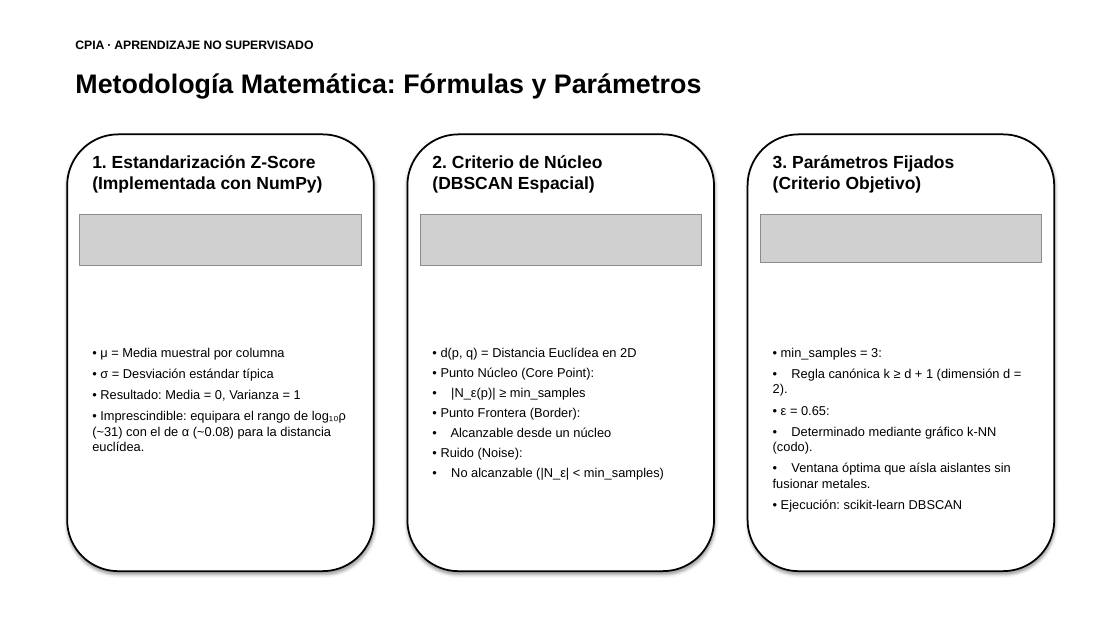
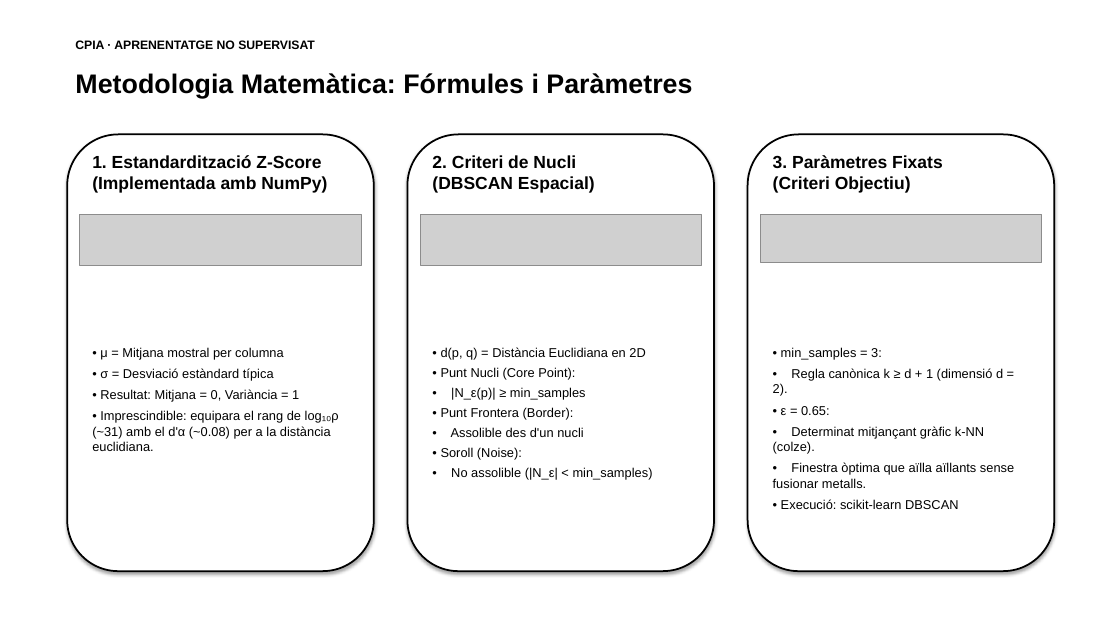
Before and after one commit to ArnauMontull/CPIA-Expo, a slide deck: slide 5 of presentacion/presentacion_materiales_uriel.pptx. Drawn at 1120x630 pixels with LibreOffice and Linux fonts; fonts in the diff are those of the drawing; grey boxes stand for pictures. Boxes give left, top, right and bottom in pixels: in the first picture for what was removed or moved away, otherwise in the second. Text is boxed around its words. In the diff, an @@ line names an element or a change of style, - is before the commit and + after.

```diff
--- a/presentacion/presentacion_materiales_uriel.pptx
+++ b/presentacion/presentacion_materiales_uriel.pptx
@@ text at [75, 40, 315, 49]: text changed @@
-CPIA · APRENDIZAJE NO SUPERVISADO
+CPIA · APRENENTATGE NO SUPERVISAT
@@ text at [75, 73, 692, 99]: text changed @@
-Metodología Matemática: Fórmulas y Parámetros
+Metodologia Matemàtica: Fórmules i Paràmetres
@@ text at [92, 155, 327, 193]: text changed @@
-1. Estandarización Z-Score
-(Implementada con NumPy)
+1. Estandardització Z-Score
+(Implementada amb NumPy)
@@ text at [432, 155, 595, 193]: text changed @@
-2. Criterio de Núcleo
-(DBSCAN Espacial)
+2. Criteri de Nucli
+(DBSCAN Espacial)
@@ text at [773, 155, 943, 193]: text changed @@
-3. Parámetros Fijados
-(Criterio Objetivo)
+3. Paràmetres Fixats
+(Criteri Objectiu)
@@ text at [92, 347, 339, 451]: text changed @@
-• μ = Media muestral por columna
-• σ = Desviación estándar típica
-• Resultado: Media = 0, Varianza = 1
-• Imprescindible: equipara el rango de log₁₀ρ (~31) con el de α (~0.08) para la distancia euclídea.
+• μ = Mitjana mostral per columna
+• σ = Desviació estàndard típica
+• Resultat: Mitjana = 0, Variància = 1
+• Imprescindible: equipara el rang de log₁₀ρ (~31) amb el d'α (~0.08) per a la distància euclidiana.
@@ text at [441, 347, 645, 380]: text changed @@
-• d(p, q) = Distancia Euclídea en 2D
-• Punto Núcleo (Core Point):
+• d(p, q) = Distància Euclidiana en 2D
+• Punt Nucli (Core Point):
@@ text at [773, 368, 1003, 396]: text changed @@
-• Regla canónica k ≥ d + 1 (dimensión d = 2).
+• Regla canònica k ≥ d + 1 (dimensió d = 2).
@@ text at [441, 427, 653, 480]: text changed @@
-• Punto Frontera (Border):
-• Alcanzable desde un núcleo
-• Ruido (Noise):
-• No alcanzable (|N_ε| < min_samples)
+• Punt Frontera (Border):
+• Assolible des d'un nucli
+• Soroll (Noise):
+• No assolible (|N_ε| < min_samples)
@@ text at [773, 426, 1014, 509]: text changed @@
-• Determinado mediante gráfico k-NN (codo).
-• Ventana óptima que aísla aislantes sin fusionar metales.
-• Ejecución: scikit-learn DBSCAN
+• Determinat mitjançant gràfic k-NN (colze).
+• Finestra òptima que aïlla aïllants sense fusionar metalls.
+• Execució: scikit-learn DBSCAN
```
Also in this commit, not shown: 6 other slides changed, 1 slide added, 1 slide removed, 13 other files.
